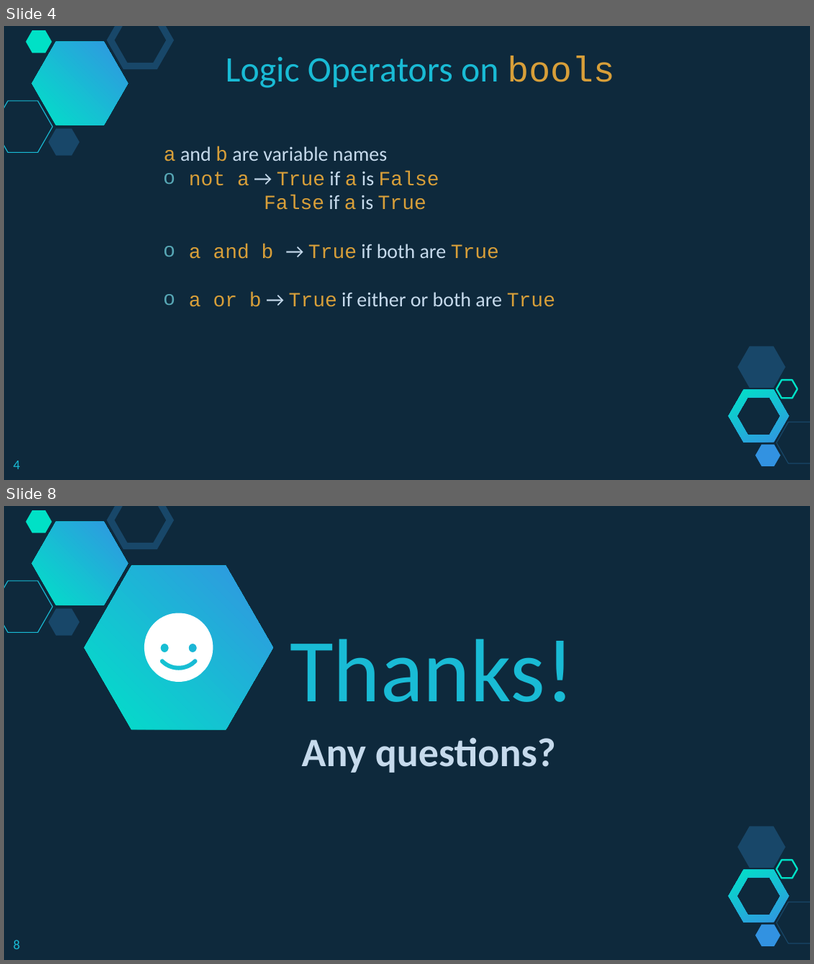
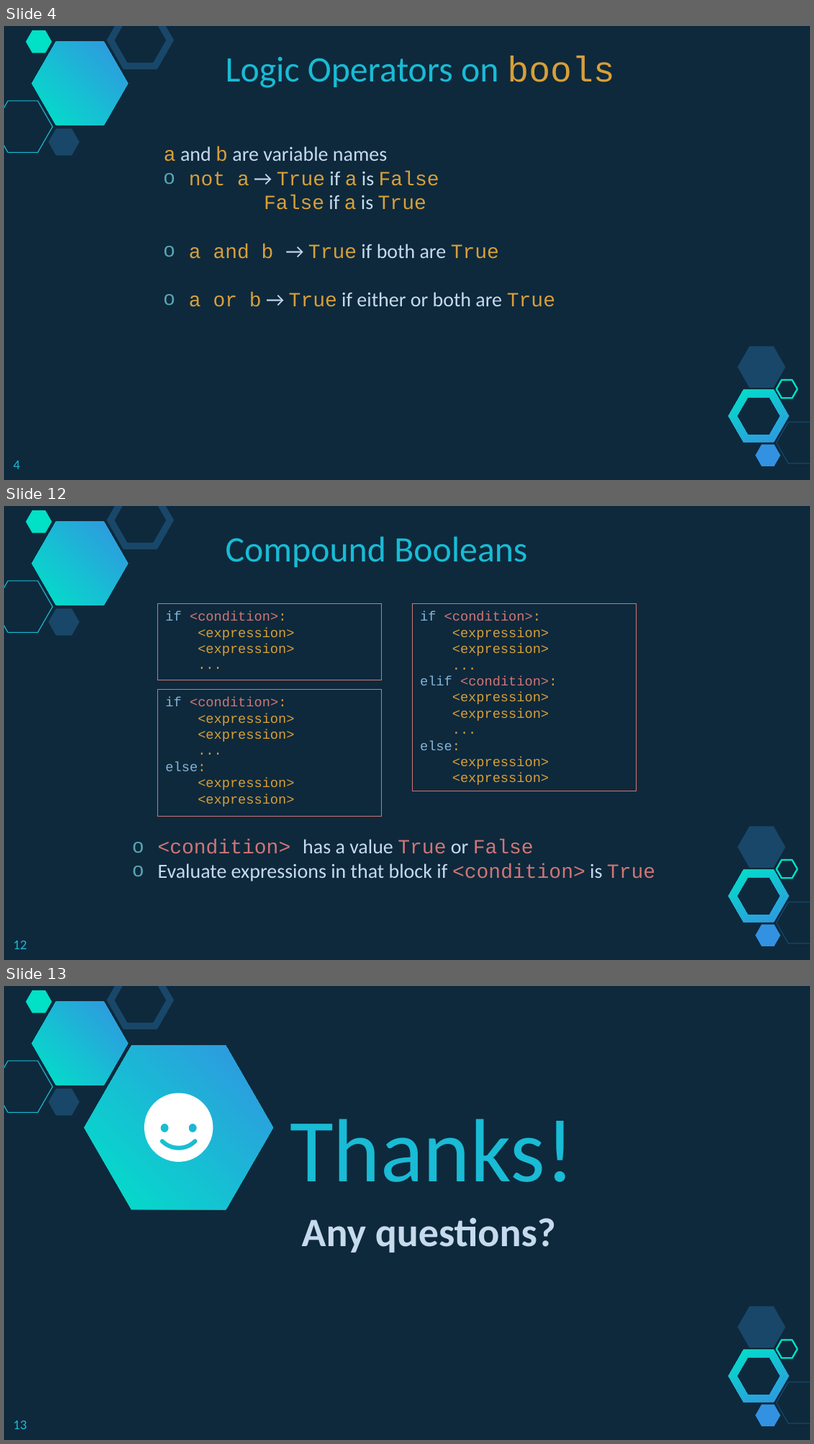
Before and after one commit to branhoff/python_class_101, a slide deck: lecture_slides/5_Python Lesson - Operators and Branching.pptx. Shown one above the other, each under a label of ours: slides 4 and 8 before the commit, slides 4, 12 and 13 after it; the slides between them are not shown. The pictures are 814x964 and 814x1444 pixels, drawn with LibreOffice and Linux fonts; fonts in the diff are those of the drawing. Boxes give left, top, right and bottom in pixels: in the first picture for what was removed or moved away, otherwise in the second. Text is boxed around its words. In the diff, an @@ line names an element or a change of style, - is before the commit and + after.

```diff
--- a/lecture_slides/5_Python Lesson - Operators and Branching.pptx
+++ b/lecture_slides/5_Python Lesson - Operators and Branching.pptx
@@ slide 12 added at [4,506,810,960], background #0E293C; not listed: 10 template elements that a slide beside it also shows @@
@@ text added at [226,536,527,567], 32 pt, text #19BBD5 @@
+Compound Booleans
@@ rectangle added at [158,604,382,680], outline #D07576 0.75 pt, 12 pt, text #D89F39 @@
+if <condition>:
+<expression>
+<expression>
+...
@@ rectangle added at [412,604,636,790], outline #D07576 0.75 pt, 12 pt, text #D89F39 @@
+if <condition>:
+<expression>
+<expression>
+...
+elif <condition>:
+<expression>
+<expression>
+...
+else:
+<expression>
+<expression>
@@ rectangle added at [158,689,382,816], outline #D07576 0.75 pt, 12 pt, text #D89F39 @@
+if <condition>:
+<expression>
+<expression>
+...
+else:
+<expression>
+<expression>
@@ text added at [158,839,656,881], 18 pt, text #C6DAEC @@
+o <condition> has a value True or False
+o Evaluate expressions in that block if <condition> is True
@@ page number added at [13,940,27,949], 12 pt, text #19BBD5 @@
+12
@@ what was slide 8 is now slide 13 @@
@@ page number at [13,1420,27,1429]: text changed @@
-8
+13
```
Also in this commit, not shown: 4 slides changed, 4 other slides added, 2 other files.
